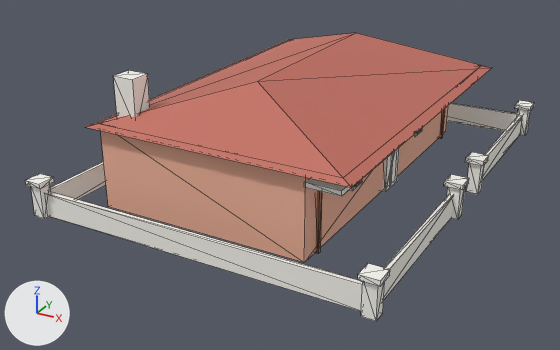
An edit to the glTF model game/models/hero/para_house_b.glb, drawn before and after from the same camera.
Both versions are drawn from a 50 mm lens placed at (12.32, -24.68, 11.85), pointed at (-0.48, -1.42, 0.21). Every picture has the same lights, and +X, +Y and +Z are marked at lower left. The picture after the commit comes second. Mesh edges are drawn as thin lines. Objects named as collision shapes, trigger or cutter boxes, shadow casters or lower levels of detail are left out. Vertices at exactly the same position are counted once.

Names of what the first picture shows: 'para_house_b_lod0'.
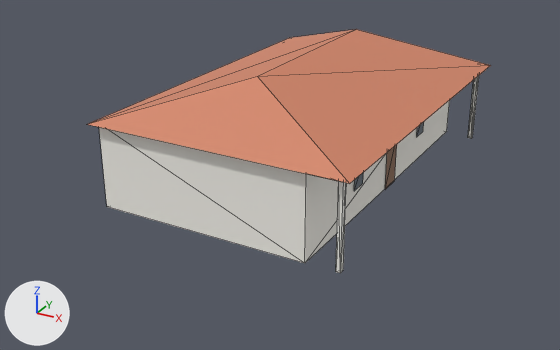
Where the change shows, as pixel boxes (x1, y1, x2, y2) in the pictures (560 x 350 px; the box of a moved part takes in the faces that stretch with it):
'para_house_b_lod0', recoloured, reshaped (21% narrower, 15% shorter): before (25, 33, 534, 321); after (87, 29, 491, 273)
part 1 of me_para_house_b_lod0, moved or reshaped: before (86, 33, 492, 188); after (87, 29, 491, 184)
part 2 of me_para_house_b_lod0, added: after (336, 181, 346, 273)
part 3 of me_para_house_b_lod0, added: after (468, 76, 479, 138)
part 4 of me_para_house_b_lod0, rebuilt: before (382, 148, 399, 192); after (385, 145, 397, 189)
part 5 of me_para_house_b_lod0, deleted: before (25, 70, 534, 321)
part 6 of me_para_house_b_lod0, built on: before (99, 41, 448, 263); after (99, 100, 450, 263)

Edits to the bpy script that builds the scene:
```text
Change mat_wall:
    mat_wall.base_color: (0.86, 0.45, 0.32) -> (0.94, 0.92, 0.86)  # beige #efb399 -> white #f8f6ef
Change mat_roof:
    mat_roof.base_color: (0.55, 0.16, 0.12) -> (0.66, 0.24, 0.14)  # red #c46f61 -> orange #d48669
Add mat_door:
    mat_door = principled_material('door')
    mat_door.base_color = (0.28, 0.16, 0.1)  # brown #906f59
    mat_door.roughness = 0.8
Change me_para_house_b_lod0:
    used by ob_para_house_b_lod0; location = (0.0, 0.0, 0.0)
    remove me_para_house_b_lod0.from_pydata(...)  # 238 vertices, 366 faces; spans x -6.4..6.6, y -8.4..8.4, z 0.1..4.7
    add me_para_house_b_lod0.from_pydata(...)  # 48 vertices, 60 faces; spans x -4.8..4.9, y -6.9..6.9, z 0.1..4.7
    me_para_house_b_lod0 part 1: the loose piece of 6 vertices spanning x -4.9..5.0, y -6.9..6.9, z 3.0..4.6 is moved by (0.0, 0.0, 0.1)
    me_para_house_b_lod0 part 2: a new loose piece, a box spanning x 4.21..4.36, y -6.53..-6.33, z 0.05..3.15, in mat_trim (white #f8f7f1)
    me_para_house_b_lod0 part 3: a new loose piece, a box spanning x 4.43..4.58, y 6.17..6.38, z 0.05..3.15, in mat_trim (white #f8f7f1)
    me_para_house_b_lod0 part 4: the loose piece of 8 vertices spanning x 3.1..3.4, y -0.6..0.5, z 0.1..2.2 is rebuilt with 4 vertices and now spans x 3.4, y -0.5..0.4, z 0.1..2.0, in mat_door (brown #906f59)
    me_para_house_b_lod0 part 5: 18 loose pieces with 168 vertices, spanning x -6.4..6.6, y -8.4..8.4, z 0.1..4.7, are deleted
    me_para_house_b_lod0 part 6
    45 vertices are removed from x -4.6..4.6, y -6.6..6.6, z 0.1..3.2
    84 faces are deleted
    11 vertices are added at x -4.3..4.6, y -6.6..6.6, z 0.1..3.2
    12 new faces join them, mat_wall (white #f8f6ef)
    12 new faces join them, mat_trim (white #f8f7f1)
    4 new faces join them, mat_glass (dark blue #4b5969)
    remove me_para_house_b_lod0.materials.append(mat_fence)  # white #f6f3ec
    remove me_para_house_b_lod0.materials.append(mat_wood)  # brown #a26f55
    add me_para_house_b_lod0.materials.append(mat_door)  # brown #906f59
```
